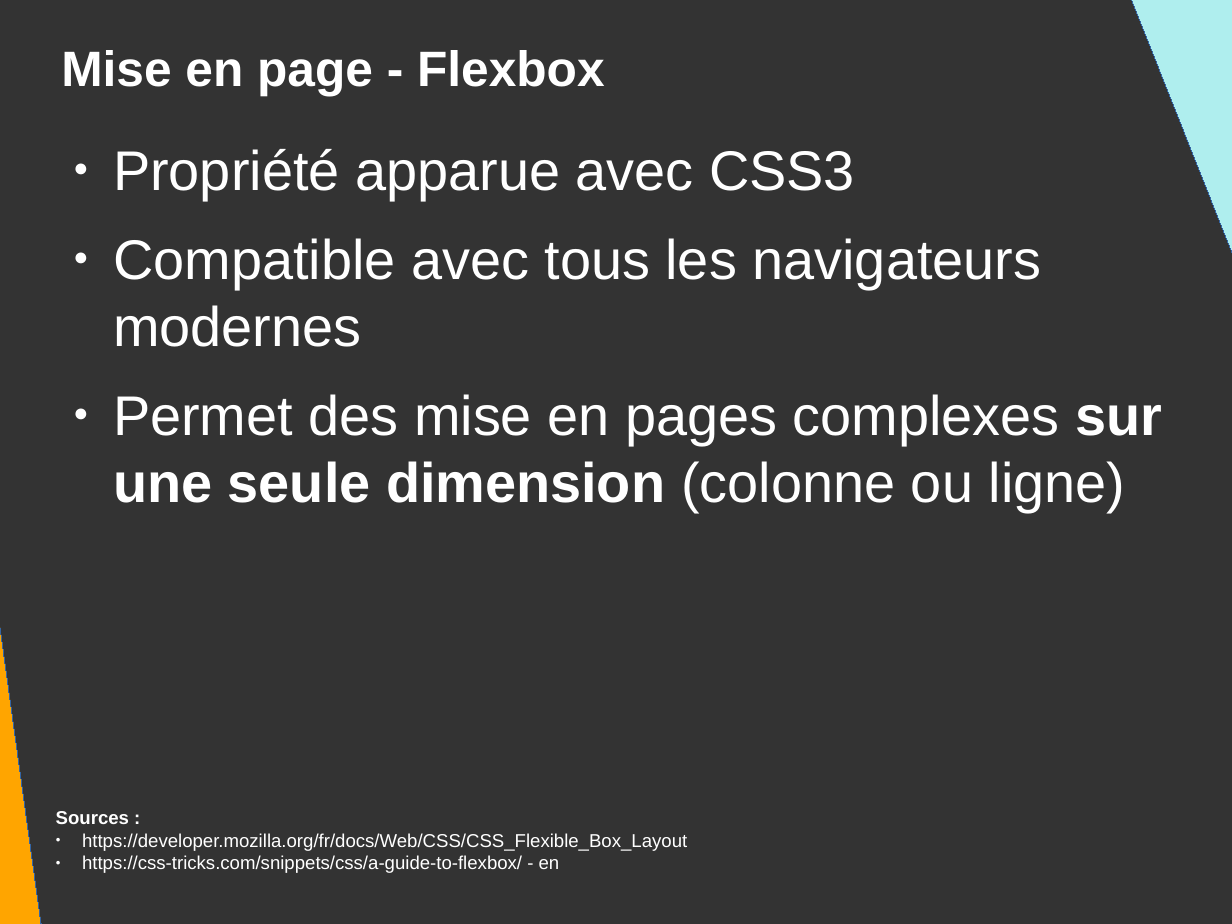
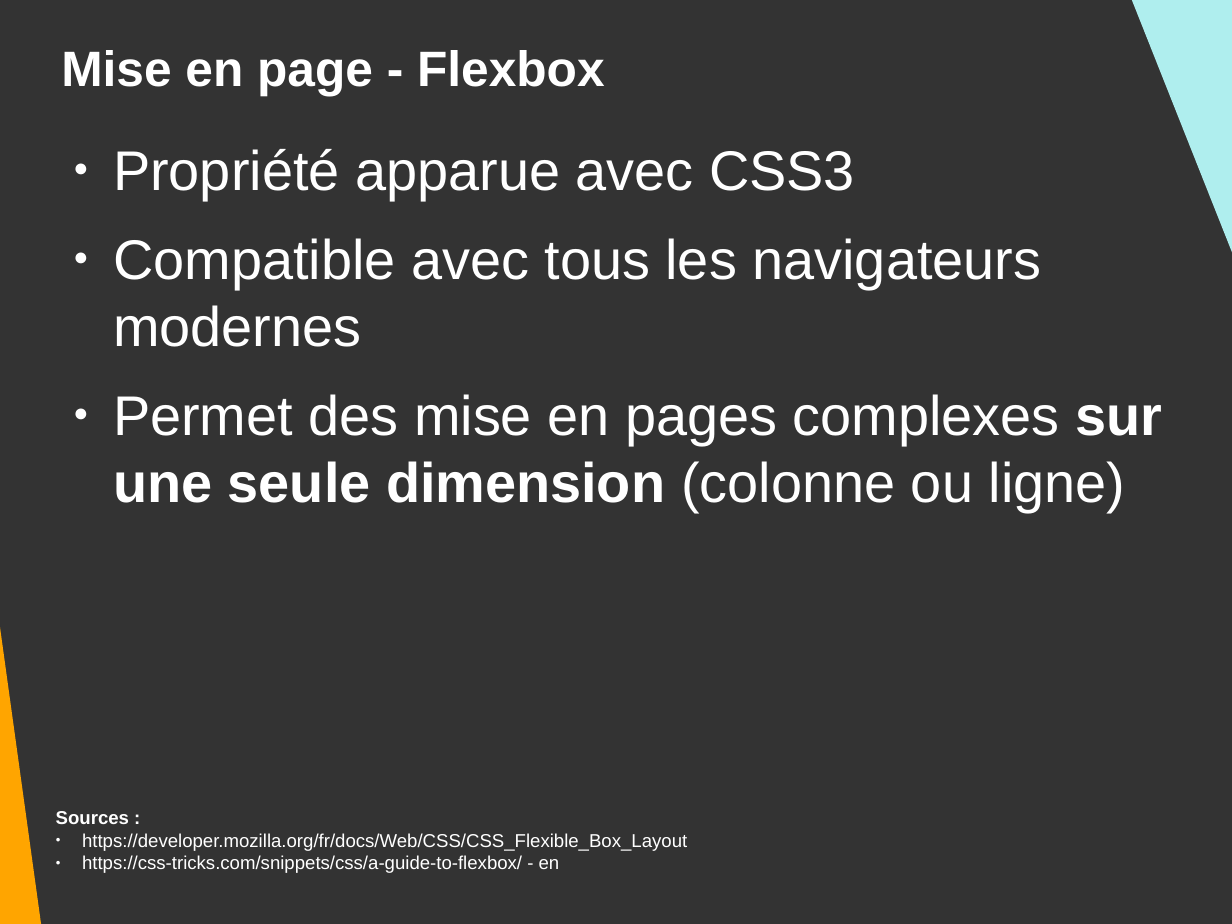
Before and after one commit to DanYellow/presentations, a slide deck: slide 89 of mmi/html/travaux-pratiques/numero-2/presentation.odp. Drawn at 1232x924 pixels with LibreOffice and Linux fonts; fonts in the diff are those of the drawing. Boxes give left, top, right and bottom in pixels: in the first picture for what was removed or moved away, otherwise in the second. Text is boxed around its words. In the diff, an @@ line names an element or a change of style, - is before the commit and + after.

```diff
--- a/mmi/html/travaux-pratiques/numero-2/presentation.odp
+++ b/mmi/html/travaux-pratiques/numero-2/presentation.odp
@@ right triangle at [0, 143, 45, 924]: outline #3465A4 0 pt to none @@
```
Also in this commit, not shown: 7 other slides changed, 15 other files.
